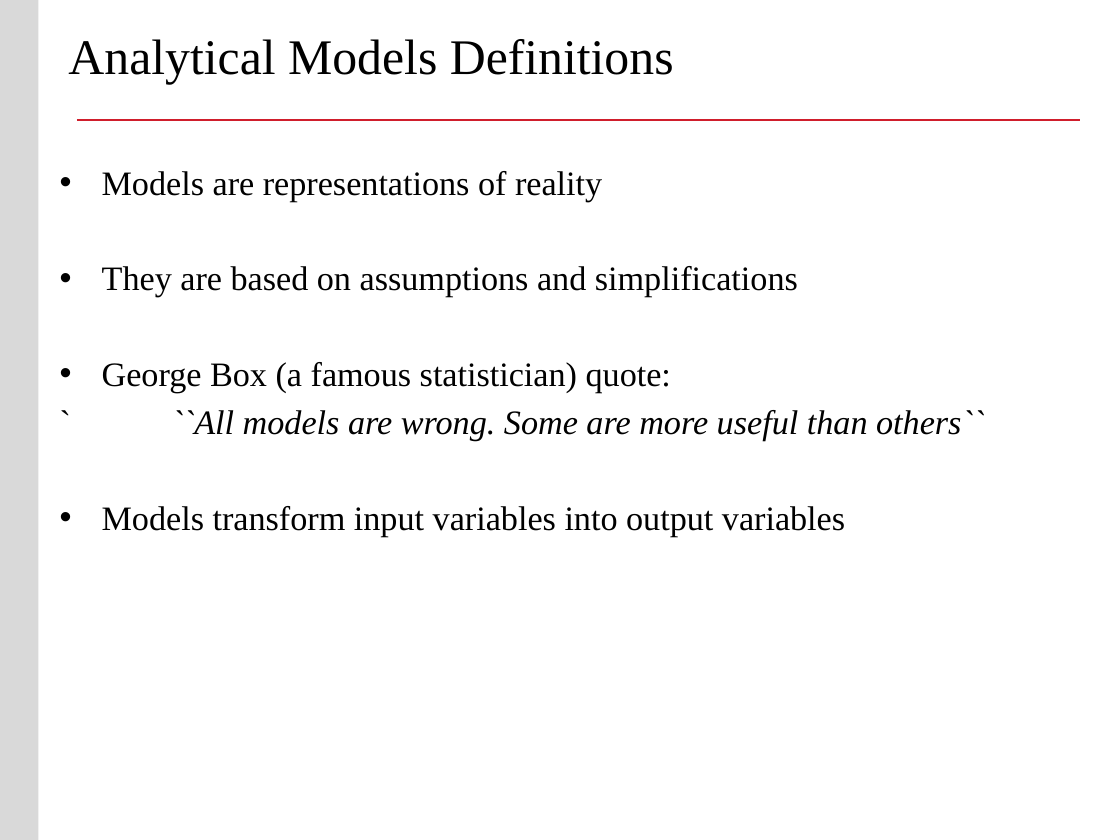
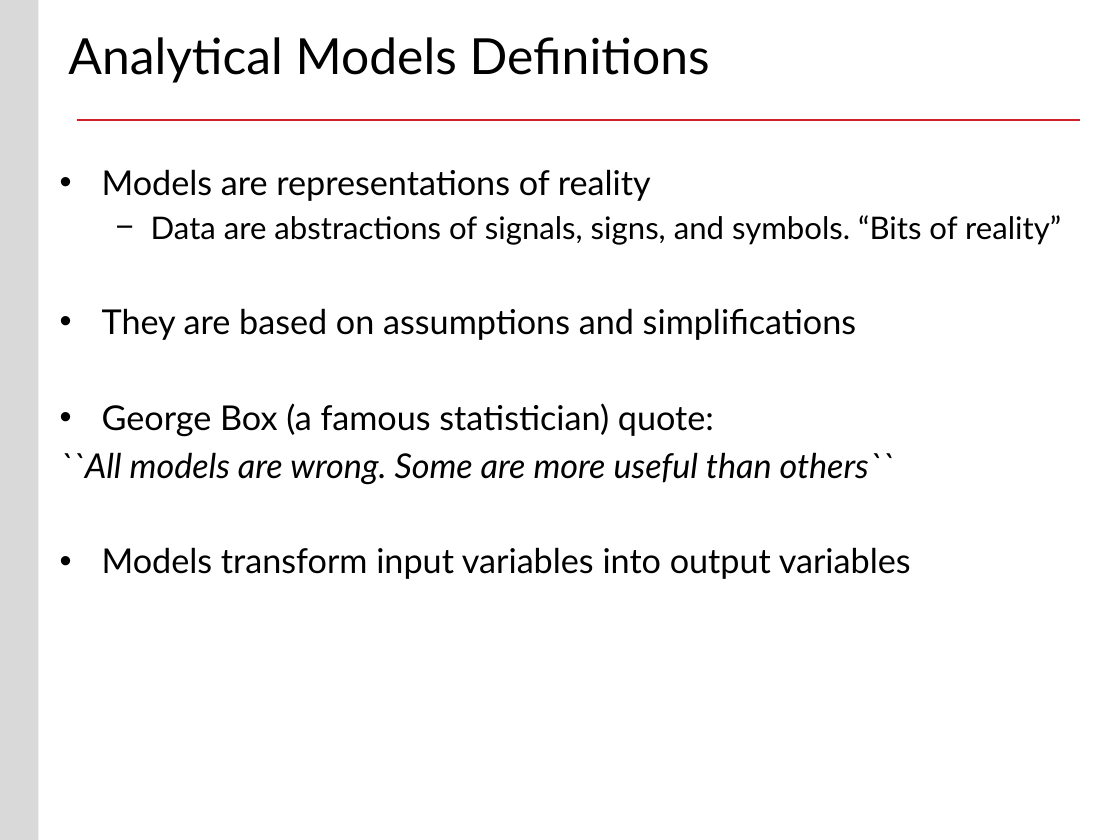
Before and after one commit to buyuhuang/csda1000_FT, a slide deck: slide 47 of day1/1. Lecture/day_1_intro_to_data_analytics_lecture.pptx (slide 46 before the commit). Drawn at 1120x840 pixels with LibreOffice and Linux fonts; fonts in the diff are those of the drawing; background and template pictures are left out. Boxes give left, top, right and bottom in pixels: in the first picture for what was removed or moved away, otherwise in the second. Text is boxed around its words. In the diff, an @@ line names an element or a change of style, - is before the commit and + after.

```diff
--- a/day1/1. Lecture/day_1_intro_to_data_analytics_lecture.pptx
+++ b/day1/1. Lecture/day_1_intro_to_data_analytics_lecture.pptx
@@ title "Analytical Models Definitions" at (x1=68, y1=37, x2=710, y2=83): font Times New Roman to Lato @@
@@ text at (x1=102, y1=169, x2=911, y2=579): font Times New Roman to Lato in "Models are representations of reality", "They are based on assumptions and simplifications", "George Box (a famous statistician) quote:", "Models transform input variables into output variables" @@
@@ text at (x1=151, y1=215, x2=1061, y2=245): paragraph added @@
+  − Data are abstractions of signals, signs, and symbols. “Bits of reality”
@@ text at (x1=60, y1=452, x2=894, y2=484): text changed; font Times New Roman to Lato @@
-` ``All models are wrong. Some are more useful than others``
+``All models are wrong. Some are more useful than others``
```
Also in this commit, not shown: 28 other slides changed, 1 slide added, 3 slides removed, 3 other files.
